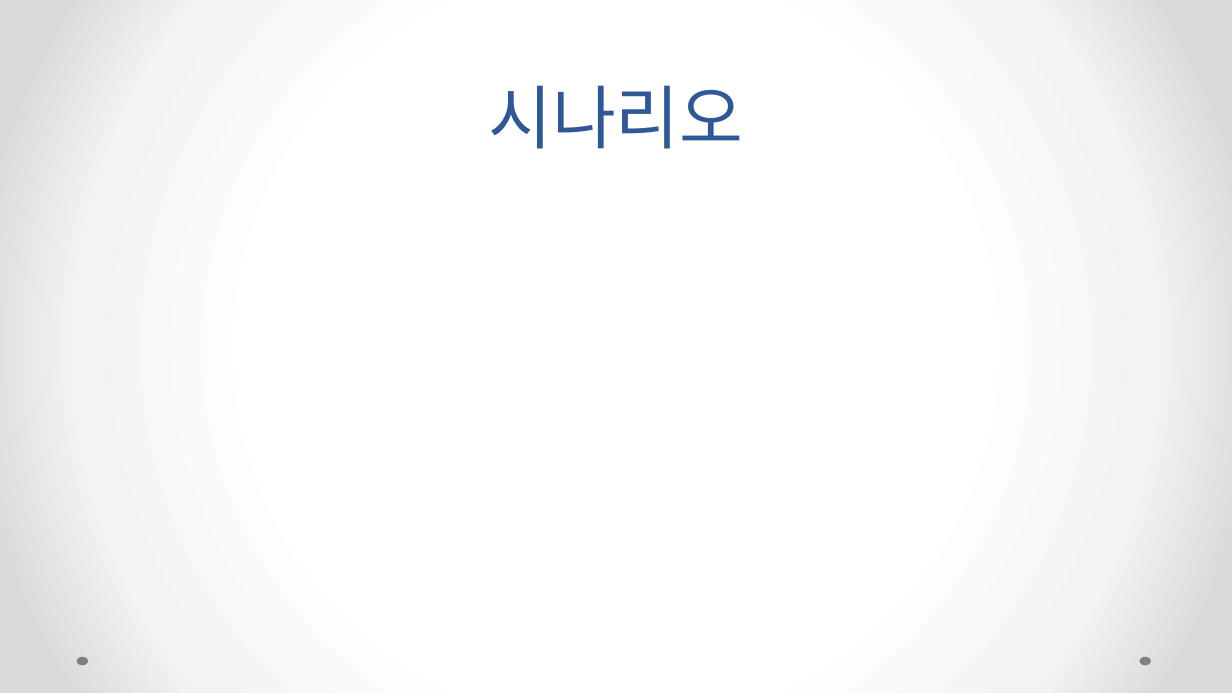
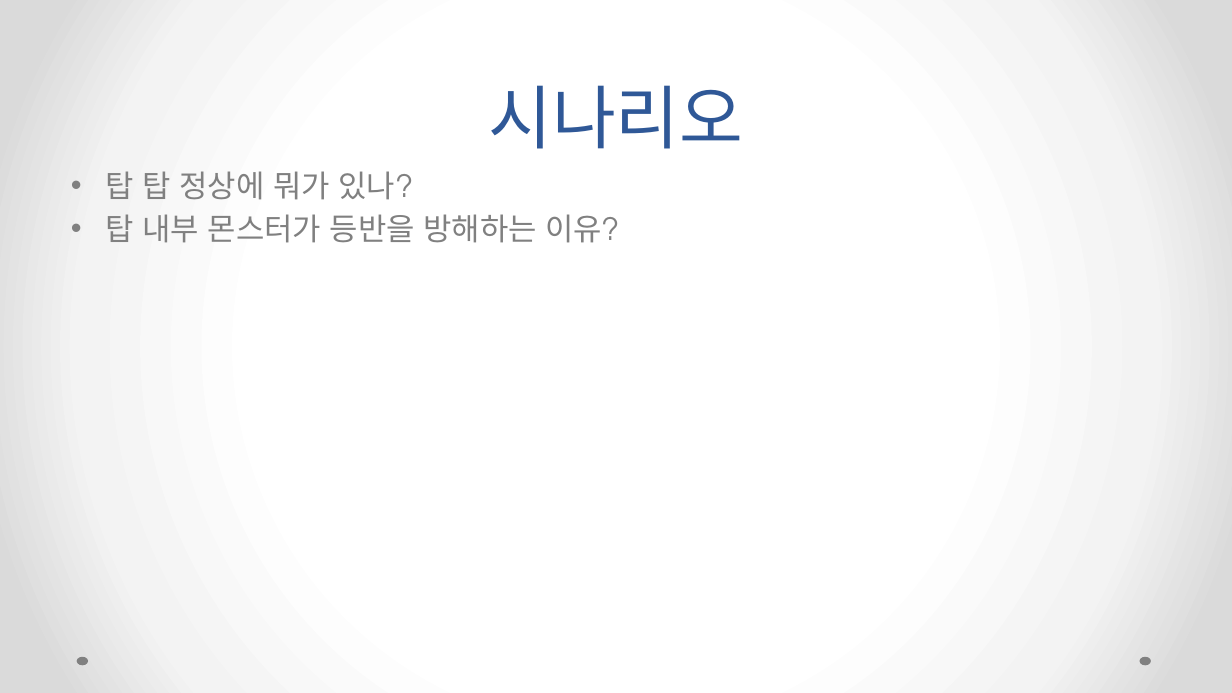
Before and after one commit to zncnf/Cocos2d_Portfolio, a slide deck: slide 8 of 포트폴리오 기획서 - 지환.pptx (slide 9 before the commit). Drawn at 1232x693 pixels with LibreOffice and Linux fonts; fonts in the diff are those of the drawing. Boxes give left, top, right and bottom in pixels: in the first picture for what was removed or moved away, otherwise in the second. Text is boxed around its words. In the diff, an @@ line names an element or a change of style, - is before the commit and + after.

```diff
--- a/포트폴리오 기획서 - 지환.pptx
+++ b/포트폴리오 기획서 - 지환.pptx
@@ text added at <box>105,171,620,243</box>, 24 pt, text #808080 @@
+• 탑 탑 정상에 뭐가 있나?
+• 탑 내부 몬스터가 등반을 방해하는 이유?
```
Also in this commit, not shown: 1 other slide changed, 2 slides added, 1 slide removed, 1 other file.
